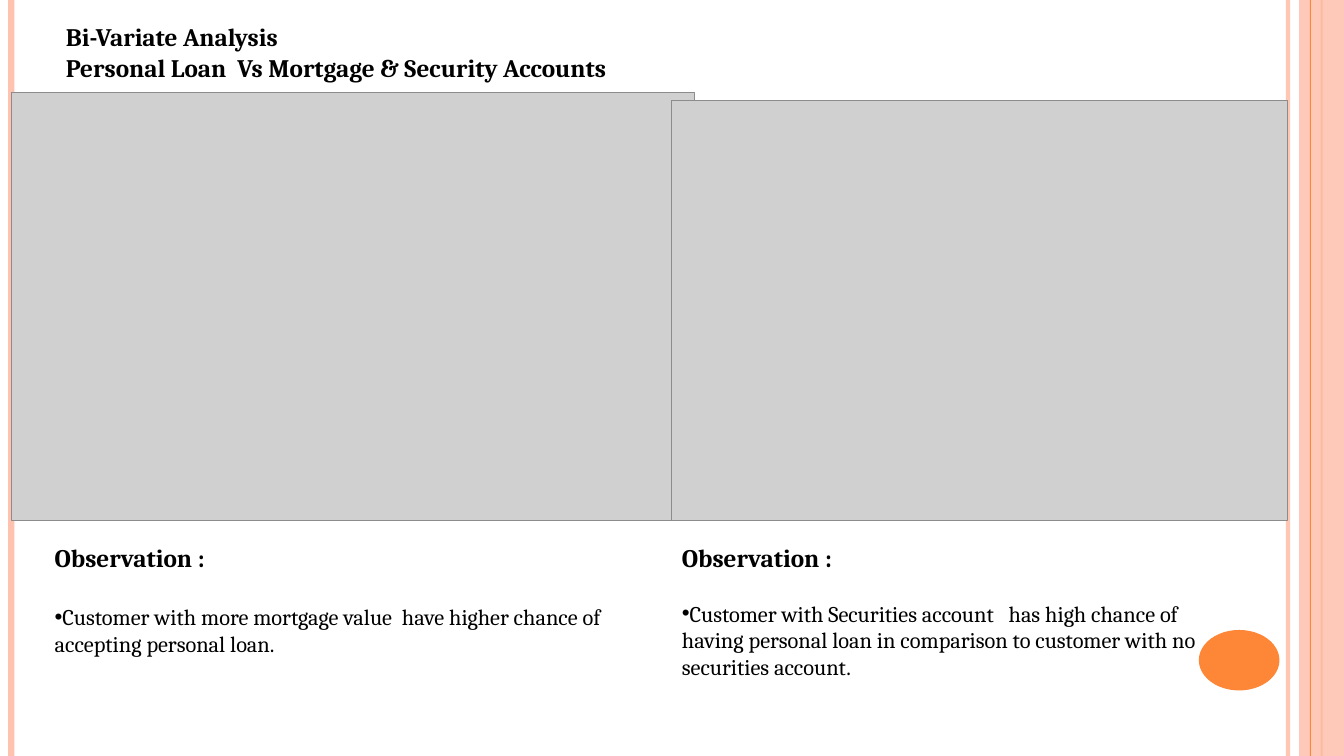
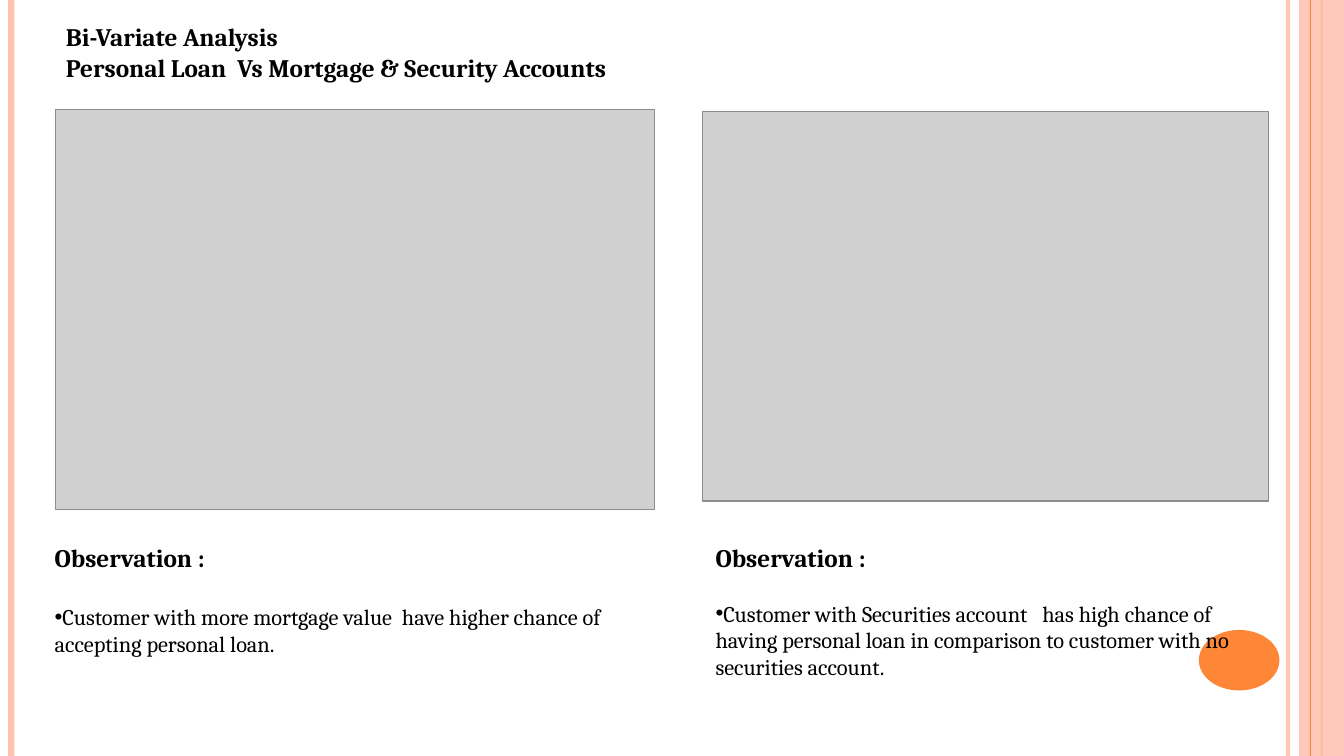
Before and after one commit to sachniv1023/final_project, a slide deck: slide 8 of Personal loan Campaign.pptx (slide 9 before the commit). Drawn at 1344x756 pixels with LibreOffice and Linux fonts; fonts in the diff are those of the drawing; grey boxes stand for pictures. Boxes give left, top, right and bottom in pixels: in the first picture for what was removed or moved away, otherwise in the second. Text is boxed around its words. In the diff, an @@ line names an element or a change of style, - is before the commit and + after.

```diff
--- a/Personal loan Campaign.pptx
+++ b/Personal loan Campaign.pptx
@@ picture: place and size @@
-picture at (11, 93, 695, 521)
+picture at (55, 109, 654, 509)
@@ picture: place and size @@
-picture at (671, 101, 1288, 521)
+picture at (703, 111, 1268, 501)
@@ text "Observation :": place and size @@
-text "Observation :" at (682, 549, 1195, 676)
+text "Observation :" at (716, 549, 1229, 676)
```
Also in this commit, not shown: 10 other slides changed, 1 slide removed.
